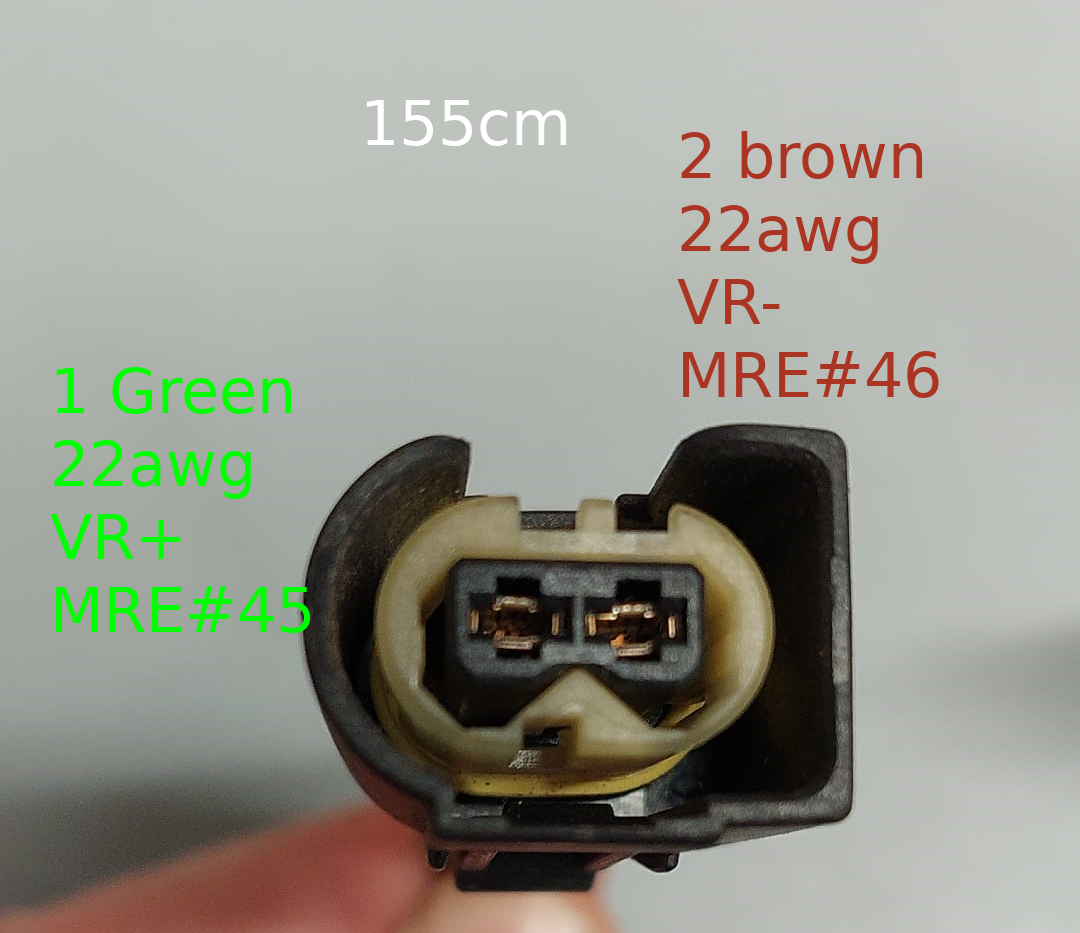
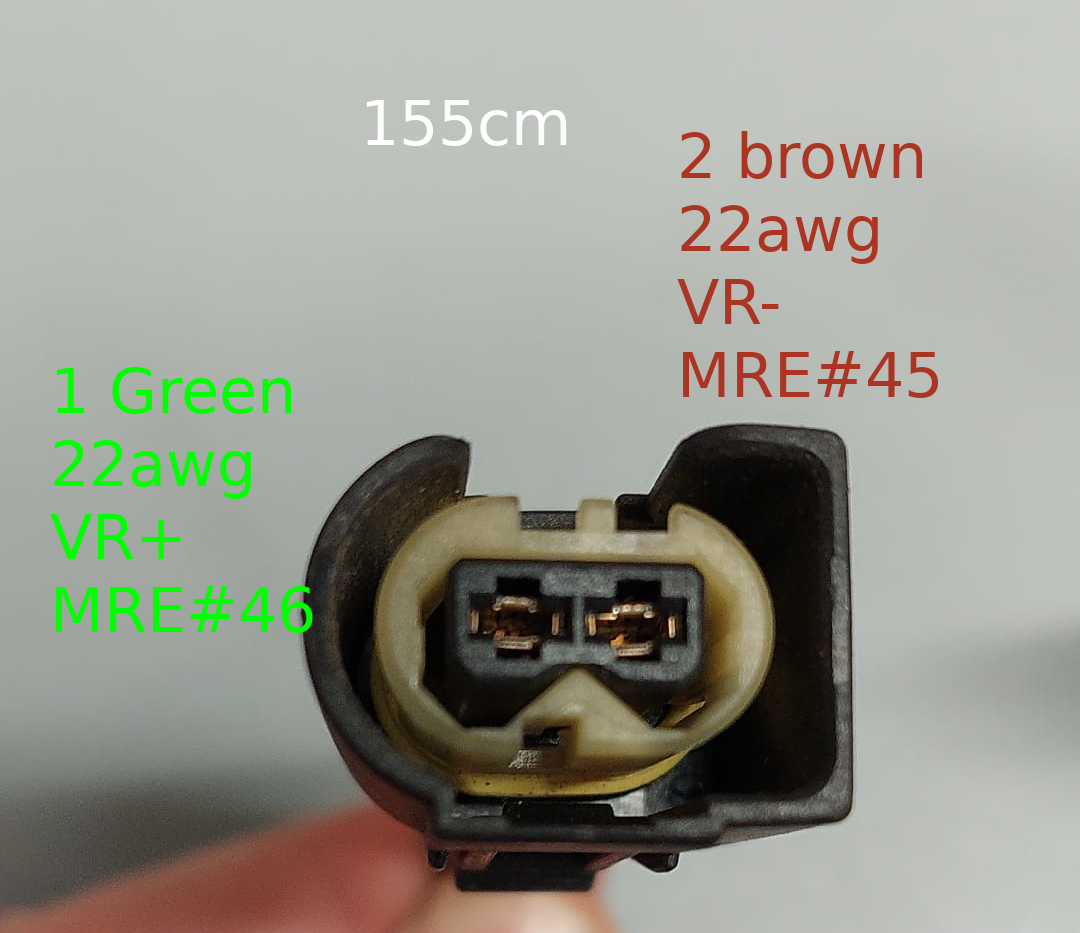
Revision of a layered 1080x933 image; what changed, layer by layer:
painted on "2 brown ..." over bbox(736, 304, 939, 398)
painted on "1 Green ..." over bbox(109, 586, 313, 633)
